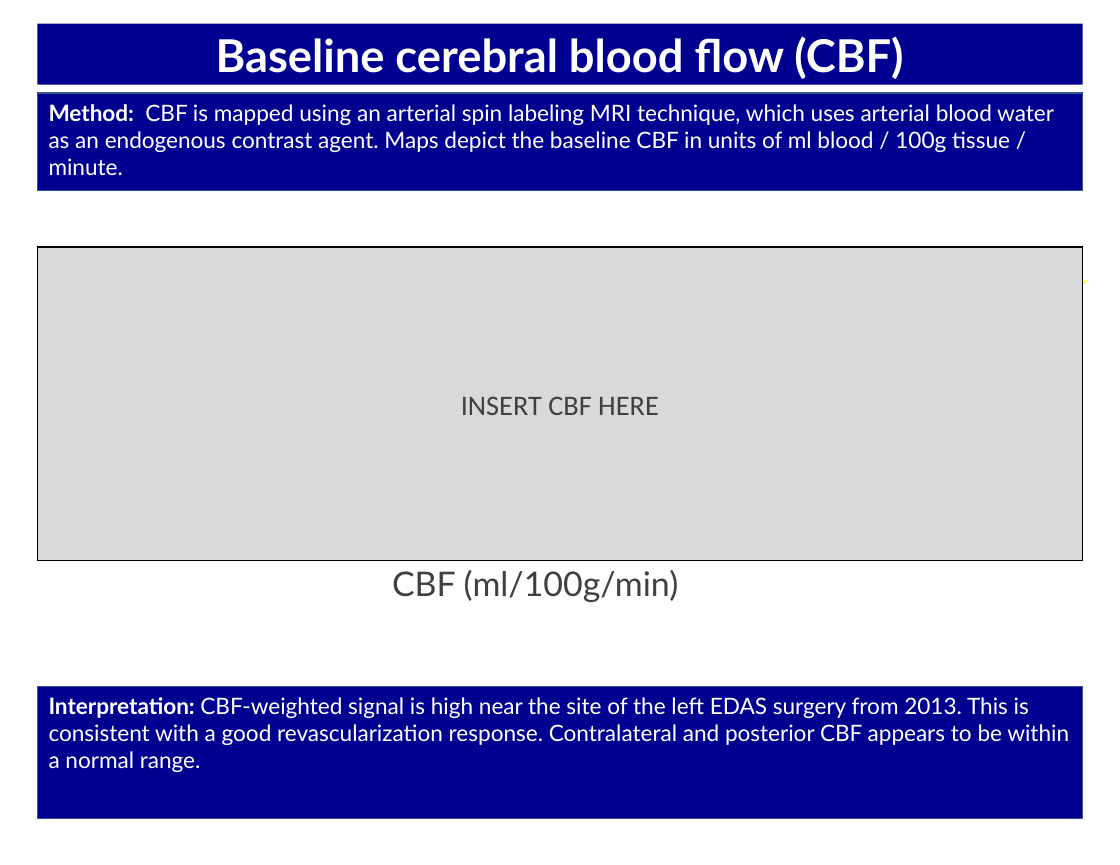
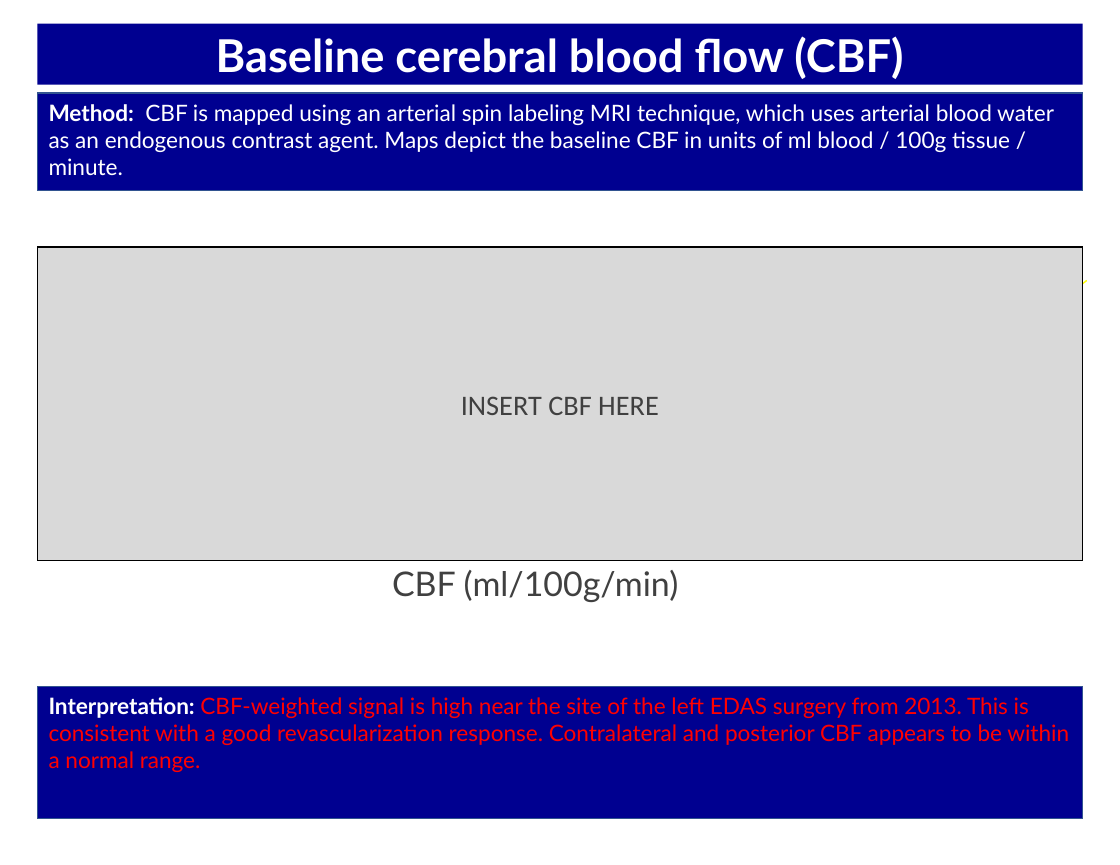
Before and after one commit to rsjones94/scan-reporting, a slide deck: slide 4 of bin/TEMPLATE_BOLD_PLACEHOLDERS.pptx. Drawn at 1120x865 pixels with LibreOffice and Linux fonts; fonts in the diff are those of the drawing. Boxes give left, top, right and bottom in pixels: in the first picture for what was removed or moved away, otherwise in the second. Text is boxed around its words. In the diff, an @@ line names an element or a change of style, - is before the commit and + after.

```diff
--- a/bin/TEMPLATE_BOLD_PLACEHOLDERS.pptx
+++ b/bin/TEMPLATE_BOLD_PLACEHOLDERS.pptx
@@ rectangle "Interpretation: CBF-weighted signal is high ..." at (38, 686, 1083, 819): text colour #FFFFFF to #FF0000 @@
```
Also in this commit, not shown: 2 other files.
